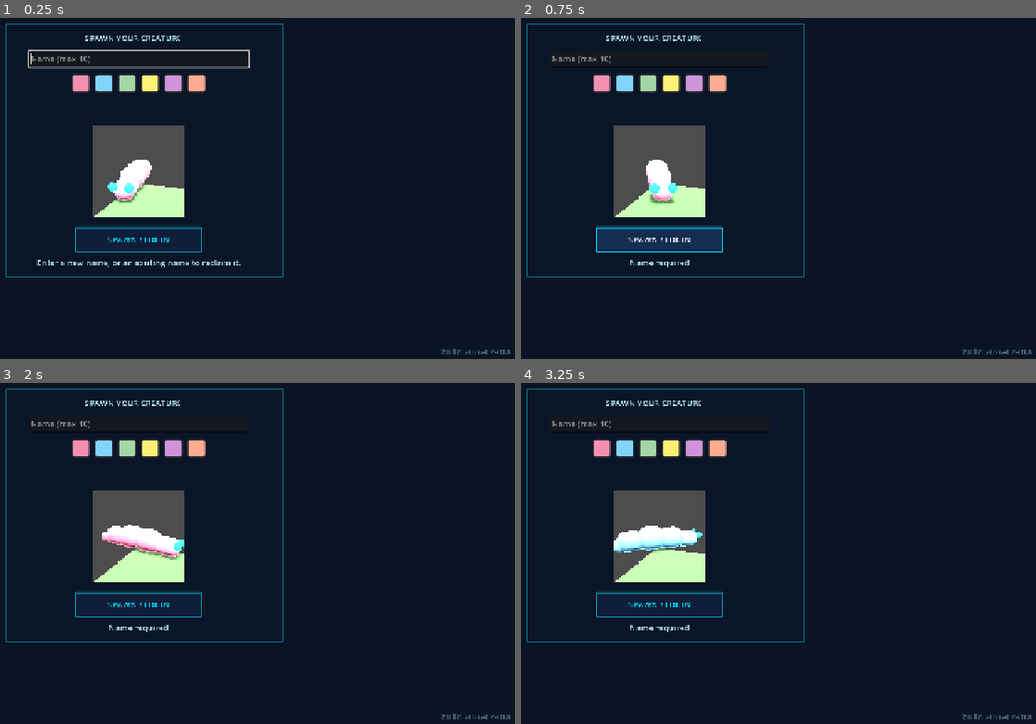
Above: before the commit, frames 1-4 (two rows, left to right).
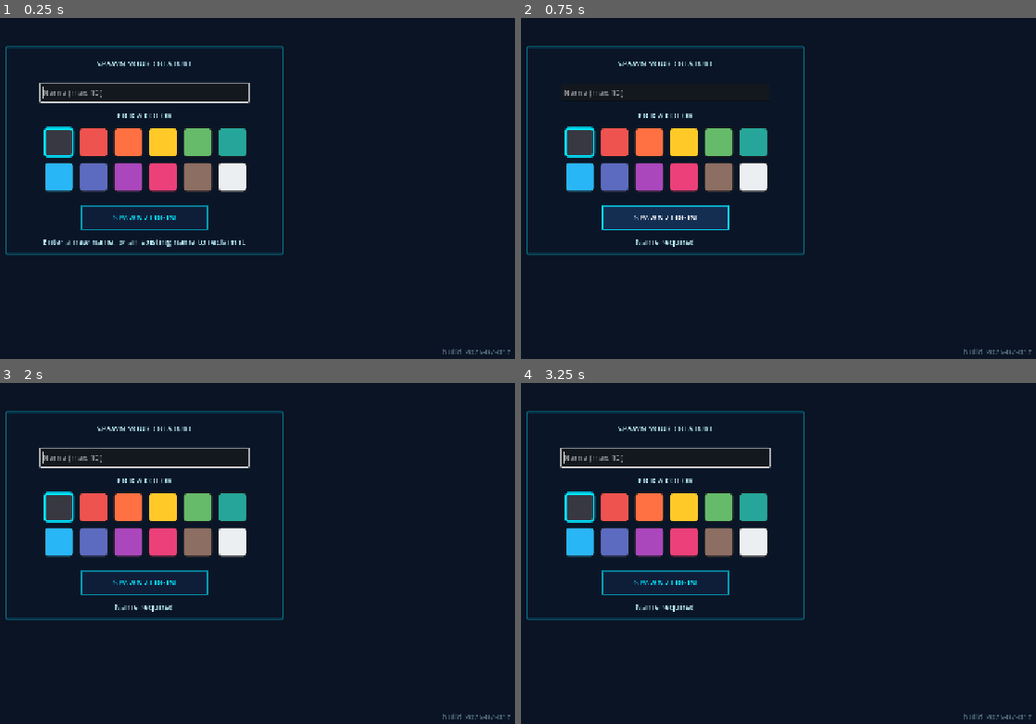
Above: after the commit, the same moments.

Repository: melqudsi/Creature
Game: Godot game, scene res://scenes/main.tscn
Two runs of this game, one before a commit and one after it. Both use one fixed random seed, a clock stepped at 60 frames per second and the inputs below.
Inputs (mouse positions are in pixels of both pictures, inside the frame that each line leads up to):
- Up to frame 1 (0.25 s): no input
- Up to frame 2 (0.75 s): click "SPAWN / LOGIN" at 0.5 s
- Up to frame 3 (2 s): click (82, 447) at 1.27 s
- Up to frame 4 (3.25 s): click (577, 505) at 2.02 s; click (624, 447) at 2.77 s

The runs differ from the first frame. In frame 1, 13% of the frame differs, in the area x 1-100%, y 1-99%; in frame 2, 14%; in frame 3, 12%; in frame 4, 12%.

Commit message:
Add idle rest animations, redesign spawn screen, and enforce uppercase names.
Give worms idle rest animations while stationary (local 'breathing' vs a distinct remote 'sway') with a per-creature phase offset so nearby creatures don't animate in lockstep, and spawn remote/offline players with a stable randomized facing (seeded per user_id) so they no longer all face the same way.

Redesign the onboarding spawn screen: drop the 3D creature preview in favor of a larger 52px color-swatch grid with a bright cyan selected border and an expanded palette led by dark gray (the default).

Force player names to UPPERCASE on submit, while typing, and in both the stored value and lookup so case-variant profiles dedupe and returning users match regardless of typed case. Fix the name caret so the desktop caret goes to the end on refocus and the mobile virtual keyboard opens at the end of existing text (was a prepend-only bug).

Gate the admin button/panel to the player named MOE, bump BUILD_ID to build 2026-07-01c, re-export the web build, and update handoff docs to cover all of the above.

Diff:
--- a/creature-godot/scenes/ui/creature_create.tscn
+++ b/creature-godot/scenes/ui/creature_create.tscn
@@ -1,13 +1,6 @@
-[gd_scene load_steps=4 format=3 uid="uid://create001"]
+[gd_scene load_steps=2 format=3 uid="uid://create001"]
 
 [ext_resource type="Script" path="res://scripts/ui/creature_create.gd" id="1_create"]
-
-[sub_resource type="Environment" id="Environment_preview"]
-background_mode = 1
-background_color = Color(0.12, 0.14, 0.18, 1)
-ambient_light_source = 2
-ambient_light_color = Color(0.55, 0.58, 0.65, 1)
-ambient_light_energy = 0.9
 
 [node name="CreatureCreate" type="Control"]
 layout_mode = 3
@@ -35,46 +28,57 @@
 anchor_right = 0.5
 anchor_bottom = 0.5
 offset_left = -240.0
-offset_top = -220.0
+offset_top = -180.0
 offset_right = 240.0
-offset_bottom = 220.0
+offset_bottom = 180.0
 grow_horizontal = 2
 grow_vertical = 2
 
 [node name="Title" type="Label" parent="Panel"]
 layout_mode = 0
 offset_left = 20.0
-offset_top = 16.0
-offset_right = 420.0
-offset_bottom = 40.0
+offset_top = 20.0
+offset_right = 460.0
+offset_bottom = 48.0
 text = "SPAWN YOUR CREATURE"
 horizontal_alignment = 1
 
 [node name="NameEdit" type="LineEdit" parent="Panel"]
 layout_mode = 0
-offset_left = 40.0
-offset_top = 48.0
+offset_left = 60.0
+offset_top = 64.0
 offset_right = 420.0
-offset_bottom = 76.0
+offset_bottom = 96.0
 placeholder_text = "Name (max 10)"
 max_length = 10
 virtual_keyboard_enabled = true
 
-[node name="ColorRow" type="HBoxContainer" parent="Panel"]
+[node name="ColorLabel" type="Label" parent="Panel"]
+layout_mode = 0
+offset_left = 20.0
+offset_top = 110.0
+offset_right = 460.0
+offset_bottom = 134.0
+text = "PICK A COLOR"
+horizontal_alignment = 1
+
+[node name="ColorRow" type="GridContainer" parent="Panel"]
+layout_mode = 0
+offset_left = 66.0
+offset_top = 140.0
+offset_right = 414.0
+offset_bottom = 260.0
+theme_override_constants/h_separation = 8
+theme_override_constants/v_separation = 8
+columns = 6
+
+[node name="AppearanceRow" type="HBoxContainer" parent="Panel"]
+visible = false
 layout_mode = 0
 offset_left = 40.0
-offset_top = 88.0
-offset_right = 420.0
-offset_bottom = 120.0
-alignment = 1
-theme_override_constants/separation = 8
-
-[node name="AppearanceRow" type="HBoxContainer" parent="Panel"]
-layout_mode = 0
-offset_left = 40.0
-offset_top = 128.0
-offset_right = 420.0
-offset_bottom = 168.0
+offset_top = 262.0
+offset_right = 440.0
+offset_bottom = 298.0
 alignment = 1
 theme_override_constants/separation = 12
 
@@ -88,43 +92,20 @@
 custom_minimum_size = Vector2(120, 36)
 text = "UGLY"
 
-[node name="PreviewFrame" type="SubViewportContainer" parent="Panel"]
-layout_mode = 0
-offset_left = 150.0
-offset_top = 176.0
-offset_right = 310.0
-offset_bottom = 336.0
-stretch = true
-
-[node name="PreviewViewport" type="SubViewport" parent="Panel/PreviewFrame"]
-handle_input_locally = false
-size = Vector2i(160, 160)
-render_target_update_mode = 4
-transparent_bg = false
-
-[node name="PreviewWorldEnvironment" type="WorldEnvironment" parent="Panel/PreviewFrame/PreviewViewport"]
-environment = SubResource("Environment_preview")
-
-[node name="PreviewCamera" type="Camera3D" parent="Panel/PreviewFrame/PreviewViewport"]
-transform = Transform3D(0.866, -0.25, 0.433, 0, 0.866, 0.5, -0.5, -0.433, 0.75, 1.2, 1.0, 1.2)
-
-[node name="PreviewLight" type="DirectionalLight3D" parent="Panel/PreviewFrame/PreviewViewport"]
-transform = Transform3D(0.866, -0.433, 0.25, 0, 0.5, 0.866, -0.5, -0.75, 0.433, 0, 2, 0)
-light_energy = 1.2
-
 [node name="SummonBtn" type="Button" parent="Panel"]
 layout_mode = 0
-offset_left = 120.0
-offset_top = 352.0
-offset_right = 340.0
-offset_bottom = 396.0
+offset_left = 130.0
+offset_top = 274.0
+offset_right = 350.0
+offset_bottom = 318.0
 text = "SPAWN / LOGIN"
 
 [node name="StatusLabel" type="Label" parent="Panel"]
 layout_mode = 0
-offset_left = 40.0
-offset_top = 404.0
-offset_right = 420.0
-offset_bottom = 428.0
+offset_left = 20.0
+offset_top = 328.0
+offset_right = 460.0
+offset_bottom = 352.0
 text = "Enter a new name, or an existing name to reclaim it."
 horizontal_alignment = 1
+autowrap_mode = 2
--- a/creature-godot/scripts/autoload/network_service.gd
+++ b/creature-godot/scripts/autoload/network_service.gd
@@ -154,7 +154,9 @@
 	return rows[0]
 
 func fetch_creature_by_name(profile_name: String) -> Dictionary:
-	var path := "/rest/v1/creatures?name=eq.%s&select=*&limit=1" % profile_name.uri_encode()
+	# Names are stored/matched in ALL CAPS (Postgres eq is case-sensitive).
+	var query_name := profile_name.strip_edges().to_upper()
+	var path := "/rest/v1/creatures?name=eq.%s&select=*&limit=1" % query_name.uri_encode()
 	var resp := await _rest_request(HTTPClient.METHOD_GET, path)
 	if not resp.ok:
 		_last_error = "fetch creature by name: %s" % resp.error
@@ -179,7 +181,9 @@
 	return rows[0]
 
 func register_or_claim_profile(profile_name: String, color: Color) -> Dictionary:
-	var cleaned_name := profile_name.strip_edges().substr(0, GameConfig.NAME_MAX_LEN)
+	# Force ALL CAPS so lookups/stores are consistent and case-variant duplicates
+	# ("Bob" vs "boB") can't be created; both stored value and query are uppercased.
+	var cleaned_name := profile_name.strip_edges().to_upper().substr(0, GameConfig.NAME_MAX_LEN)
 	if cleaned_name.is_empty():
 		cleaned_name = GameConfig.DEFAULT_CREATURE_NAME
 	if not _online and not await _boot_online():
--- a/creature-godot/scripts/config.gd
+++ b/creature-godot/scripts/config.gd
@@ -17,7 +17,7 @@
 
 ## Visible build stamp so a loaded build can be identified at a glance.
 ## Keep this in sync with the build-stamp string in web/custom_shell.html.
-const BUILD_ID := "build 2026-07-01a"
+const BUILD_ID := "build 2026-07-01c"
 
 const TREE_POSITIONS: Array[Vector2i] = [
 	Vector2i(3, 3), Vector2i(7, 4), Vector2i(12, 2), Vector2i(18, 5),
@@ -31,9 +31,13 @@
 	Vector2i(8, 17), Vector2i(18, 16), Vector2i(26, 19),
 ]
 
+## Dark gray is intentionally first (and the default swatch on the spawn screen).
 const CREATURE_COLORS: Array[Color] = [
-	Color("#f48fb1"), Color("#81d4fa"), Color("#a5d6a7"),
-	Color("#fff176"), Color("#ce93d8"), Color("#ffab91"),
+	DEFAULT_CREATURE_COLOR,
+	Color("#ef5350"), Color("#ff7043"), Color("#ffca28"),
+	Color("#66bb6a"), Color("#26a69a"), Color("#29b6f6"),
+	Color("#5c6bc0"), Color("#ab47bc"), Color("#ec407a"),
+	Color("#8d6e63"), Color("#eceff1"),
 ]
 
 static func default_player_data() -> Dictionary:
--- a/creature-godot/scripts/ui/creature_create.gd
+++ b/creature-godot/scripts/ui/creature_create.gd
@@ -3,20 +3,19 @@
 signal profile_ready
 
 @onready var name_edit: LineEdit = $Panel/NameEdit
-@onready var preview_viewport: SubViewport = $Panel/PreviewFrame/PreviewViewport
-@onready var preview_camera: Camera3D = $Panel/PreviewFrame/PreviewViewport/PreviewCamera
 @onready var cute_btn: Button = $Panel/AppearanceRow/CuteBtn
 @onready var ugly_btn: Button = $Panel/AppearanceRow/UglyBtn
 @onready var summon_btn: Button = $Panel/SummonBtn
-@onready var color_row: HBoxContainer = $Panel/ColorRow
+@onready var color_row: GridContainer = $Panel/ColorRow
 @onready var appearance_row: HBoxContainer = $Panel/AppearanceRow
 @onready var status_label: Label = get_node_or_null("Panel/StatusLabel") as Label
 
 var _appearance := "cute"
-var _color := GameConfig.CREATURE_COLORS[0]
-var _preview_creature: Creature
+## Dark gray is the default selected color on open.
+var _color := GameConfig.DEFAULT_CREATURE_COLOR
+var _swatches: Array[Button] = []
 
-const CREATURE_SCENE := preload("res://scenes/units/creature.tscn")
+const SWATCH_SELECT_COLOR := Color("#00e5ff")
 
 func _ready() -> void:
 	theme = preload("res://assets/themes/sc2_theme.tres")
@@ -26,10 +25,8 @@
 	summon_btn.pressed.connect(_on_summon)
 	name_edit.focus_entered.connect(_on_name_focus_entered)
 	name_edit.gui_input.connect(_on_name_gui_input)
+	name_edit.text_changed.connect(_on_name_text_changed)
 	_build_color_swatches()
-	_spawn_preview()
-	preview_camera.current = true
-	_frame_preview_camera()
 	_add_build_stamp()
 	call_deferred("_focus_name_field")
 
@@ -48,20 +45,6 @@
 	stamp.mouse_filter = Control.MOUSE_FILTER_IGNORE
 	add_child(stamp)
 
-## Frame the worm so its colored body fills the small preview viewport.
-func _frame_preview_camera() -> void:
-	if not preview_camera:
-		return
-	preview_camera.fov = 40.0
-	preview_camera.look_at_from_position(
-		Vector3(0.55, 0.5, 1.25), Vector3(0.0, 0.12, -0.05), Vector3.UP
-	)
-
-func _process(delta: float) -> void:
-	# Slow idle spin so the chosen body color reads clearly from every angle.
-	if _preview_creature and is_instance_valid(_preview_creature):
-		_preview_creature.rotate_y(delta * 0.7)
-
 func _focus_name_field() -> void:
 	name_edit.grab_focus()
 
@@ -71,67 +54,88 @@
 		if touch.pressed:
 			name_edit.grab_focus()
 			_show_mobile_keyboard()
+			# Refocus on the same field won't re-fire focus_entered, so place the
+			# caret at the end here too for the touch path.
+			call_deferred("_place_caret_end")
 			accept_event()
 
 func _on_name_focus_entered() -> void:
 	_show_mobile_keyboard()
+	# Editing an existing name should start at the end, not the start.
+	call_deferred("_place_caret_end")
+
+func _place_caret_end() -> void:
+	if is_instance_valid(name_edit):
+		name_edit.caret_column = name_edit.text.length()
+
+func _on_name_text_changed(new_text: String) -> void:
+	var upper := new_text.to_upper()
+	if upper == new_text:
+		return
+	var caret := name_edit.caret_column
+	name_edit.text = upper
+	name_edit.caret_column = caret
 
 func _show_mobile_keyboard() -> void:
 	if not name_edit.has_focus():
 		return
 	if OS.has_feature("web"):
-		DisplayServer.virtual_keyboard_show(name_edit.text, name_edit.get_global_rect())
+		# Place the mobile virtual keyboard's caret at the END of the existing
+		# text so the user can immediately backspace/edit/append. Without the
+		# cursor args the on-screen keyboard opens at index 0 (prepend-only bug).
+		# Signature (Godot 4.7): virtual_keyboard_show(existing_text, position,
+		#   type = KEYBOARD_TYPE_DEFAULT, max_length = -1,
+		#   cursor_start = -1, cursor_end = -1)
+		var end := name_edit.text.length()
+		DisplayServer.virtual_keyboard_show(
+			name_edit.text,
+			name_edit.get_global_rect(),
+			DisplayServer.KEYBOARD_TYPE_DEFAULT,
+			GameConfig.NAME_MAX_LEN,
+			end,
+			end,
+		)
 
 func _build_color_swatches() -> void:
+	_swatches.clear()
 	for c in GameConfig.CREATURE_COLORS:
 		var btn := Button.new()
-		btn.custom_minimum_size = Vector2(32, 32)
+		btn.custom_minimum_size = Vector2(52, 52)
 		btn.focus_mode = Control.FOCUS_NONE
-		var sb := StyleBoxFlat.new()
-		sb.bg_color = c
-		sb.set_corner_radius_all(4)
-		sb.set_border_width_all(2)
-		sb.border_color = Color(0.2, 0.2, 0.2, 0.8)
-		btn.add_theme_stylebox_override("normal", sb)
-		btn.add_theme_stylebox_override("hover", sb)
-		btn.add_theme_stylebox_override("pressed", sb)
-		btn.add_theme_stylebox_override("focus", sb)
+		btn.set_meta("swatch_color", c)
 		btn.pressed.connect(func(): _set_color(c))
 		color_row.add_child(btn)
+		_swatches.append(btn)
+	_update_swatch_selection()
 
-func _clear_preview_creature() -> void:
-	for ch in preview_viewport.get_children():
-		if ch is Camera3D or ch is DirectionalLight3D:
-			continue
-		ch.queue_free()
+## Style a single swatch; the selected one gets a bright, high-contrast border.
+func _apply_swatch_style(btn: Button, c: Color, selected: bool) -> void:
+	var sb := StyleBoxFlat.new()
+	sb.bg_color = c
+	sb.set_corner_radius_all(6)
+	if selected:
+		sb.set_border_width_all(4)
+		sb.border_color = SWATCH_SELECT_COLOR
+	else:
+		sb.set_border_width_all(2)
+		sb.border_color = Color(0.1, 0.1, 0.1, 0.7)
+	for s in ["normal", "hover", "pressed", "focus"]:
+		btn.add_theme_stylebox_override(s, sb)
 
-func _spawn_preview() -> void:
-	_clear_preview_creature()
-	_preview_creature = CREATURE_SCENE.instantiate() as Creature
-	preview_viewport.add_child(_preview_creature)
-	_preview_creature.setup.call_deferred({
-		"id": "preview",
-		"name": "Prev",
-		"color": _color,
-		"appearance": _appearance,
-		"x": 0, "y": 0,
-		"is_player": false,
-	})
+func _update_swatch_selection() -> void:
+	for btn in _swatches:
+		var c: Color = btn.get_meta("swatch_color")
+		_apply_swatch_style(btn, c, c == _color)
 
 func _set_appearance(app: String) -> void:
 	_appearance = app
-	if _preview_creature:
-		_preview_creature.appearance = app
-		_preview_creature._apply_appearance()
 
 func _set_color(c: Color) -> void:
 	_color = c
-	if _preview_creature:
-		_preview_creature.creature_color = c
-		_preview_creature._apply_appearance()
+	_update_swatch_selection()
 
 func _on_summon() -> void:
-	var n := name_edit.text.strip_edges()
+	var n := name_edit.text.strip_edges().to_upper()
 	n = n.substr(0, GameConfig.NAME_MAX_LEN)
 	if n.is_empty():
 		_set_status("Name required")
--- a/creature-godot/scripts/ui/sc2_hud.gd
+++ b/creature-godot/scripts/ui/sc2_hud.gd
@@ -16,6 +16,7 @@
 	theme = preload("res://assets/themes/sc2_theme.tres")
 	toast_panel.visible = false
 	admin_button.text = "admin"
+	admin_button.visible = false
 	admin_button.pressed.connect(_toggle_admin_panel)
 	_build_admin_panel()
 	GameState.player_stats_changed.connect(_refresh_stats)
@@ -129,7 +130,15 @@
 	row.add_child(spin)
 	return row
 
+func _is_admin_player() -> bool:
+	var c = GameState.player_creature
+	return c != null and c.creature_name.to_upper() == "MOE"
+
 func _toggle_admin_panel() -> void:
+	# Guard: only MOE may open the admin panel, even if the button was somehow hit.
+	if not _is_admin_player():
+		_admin_panel.visible = false
+		return
 	_admin_panel.visible = not _admin_panel.visible
 	if _admin_panel.visible:
 		_refresh_profiles()
@@ -207,8 +216,12 @@
 func _refresh_stats() -> void:
 	var c = GameState.player_creature
 	if not c:
+		admin_button.visible = false
 		return
 	name_label.text = c.creature_name
+	admin_button.visible = _is_admin_player()
+	if not admin_button.visible and _admin_panel and _admin_panel.visible:
+		_admin_panel.visible = false
 
 func _show_toast(msg: String) -> void:
 	toast_label.text = msg
--- a/creature-godot/scripts/units/creature.gd
+++ b/creature-godot/scripts/units/creature.gd
@@ -37,6 +37,9 @@
 var _walk_phase := 0.0
 var _spawn_t := 0.0
 var _breath_phase := 0.0
+var _idle_phase := 0.0
+var _phase_offset := 0.0
+var _remote_facing := 0.0
 var _body_scale := 1.0
 var _remote_target := Vector2.ZERO
 var _segments: Array[MeshInstance3D] = []
@@ -72,6 +75,8 @@
 	is_player = data.get("is_player", false)
 	is_remote = data.get("is_remote", false)
 	is_asleep = data.get("is_asleep", false)
+	# Desync idle animations so multiple creatures don't breathe/sway in lockstep.
+	_phase_offset = randf() * TAU
 	_apply_appearance()
 	_update_transform(true, 0.0)
 	if health_bar:
@@ -87,6 +92,10 @@
 	elif is_remote:
 		_remote_target = grid_pos
 		scale = Vector3.ONE * _body_scale
+		# Stable, per-creature randomized facing so idle remotes don't all
+		# point the same way (kept fixed unless they actually walk).
+		_remote_facing = _random_facing_for(str(data.get("user_id", creature_id)))
+		rotation.y = _remote_facing
 	if creature_id != "preview" and creature_id != "portrait":
 		GameState.register_creature(self, data, is_player)
 
@@ -208,6 +217,51 @@
 	body_root.position.y = abs(sin(_walk_phase * 6.0)) * 0.01
 	rotation.x = wave * 0.04
 
+## Local/player idle: a gentle vertical "breathing" undulation. Slower and much
+## lower amplitude than _apply_slither; never translates the creature itself.
+func _apply_idle_local(delta: float) -> void:
+	if _segments.is_empty():
+		return
+	_idle_phase += delta
+	var t := _idle_phase * 1.8 + _phase_offset
+	for i in _segments.size():
+		var seg := _segments[i]
+		var spec: Dictionary = SEGMENT_SPECS[i]
+		var phase := t + float(i) * 0.45
+		var breath := sin(phase)
+		var rest := _segment_rest_position(spec)
+		seg.position = Vector3(rest.x, rest.y + breath * 0.006, rest.z)
+		seg.rotation_degrees = SEGMENT_ROT + Vector3(breath * 2.0, 0.0, 0.0)
+	body_root.position.y = (sin(t) * 0.5 + 0.5) * 0.008
+	rotation.x = 0.0
+
+## Remote/offline idle: a distinctly different lateral "sway" (side-to-side
+## traveling wave + yaw) at a slower rhythm and larger amplitude than the local
+## idle, so resting remote players read differently. Never touches rotation.y so
+## the randomized facing from setup() is preserved.
+func _apply_idle_remote(delta: float) -> void:
+	if _segments.is_empty():
+		return
+	_idle_phase += delta
+	var t := _idle_phase * 1.1 + _phase_offset
+	for i in _segments.size():
+		var seg := _segments[i]
+		var spec: Dictionary = SEGMENT_SPECS[i]
+		var phase := t + float(i) * 0.9
+		var sway := sin(phase)
+		var rest := _segment_rest_position(spec)
+		seg.position = Vector3(sway * 0.02, rest.y, rest.z)
+		seg.rotation_degrees = SEGMENT_ROT + Vector3(0.0, sway * 6.0, 0.0)
+	body_root.position.y = 0.0
+	rotation.x = 0.0
+
+## Deterministic facing derived from a per-creature key (user id) so it stays
+## stable across frames/syncs while still varying between creatures.
+func _random_facing_for(key: String) -> float:
+	var rng := RandomNumberGenerator.new()
+	rng.seed = hash(key)
+	return rng.randf() * TAU
+
 func _process(delta: float) -> void:
 	if is_remote:
 		_process_remote(delta)
@@ -246,7 +300,7 @@
 	else:
 		_move_dir = Vector2.ZERO
 		if not is_asleep:
-			_reset_body_pose()
+			_apply_idle_local(delta)
 
 	_update_transform(false, delta)
 
@@ -396,7 +450,7 @@
 		grid_pos = _remote_target
 		is_moving = false
 		_move_dir = Vector2.ZERO
-		_reset_body_pose()
+		_apply_idle_remote(delta)
 	_update_transform(false, delta)
 
 func _exit_tree() -> void:
Not shown, changed: README.md
Not shown, changed: creature-godot/README.md
Not shown, changed: creature-godot/docs/godot-porting-notes.md
Not shown, changed: creature-godot/web/custom_shell.html
Not shown, changed: creature-godot/web/index.html
Not shown, changed: creature-godot/web/index.pck
Not shown, changed: creature-godot/web/index.service.worker.js
